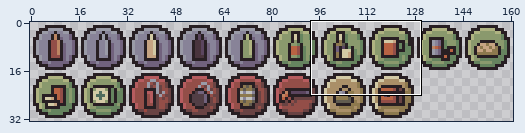
Two states of a sprite sheet, assets/sprites/items.png. The picture above shows the old version from afar; the outline marks the close-up.
Close-up. The starting point:
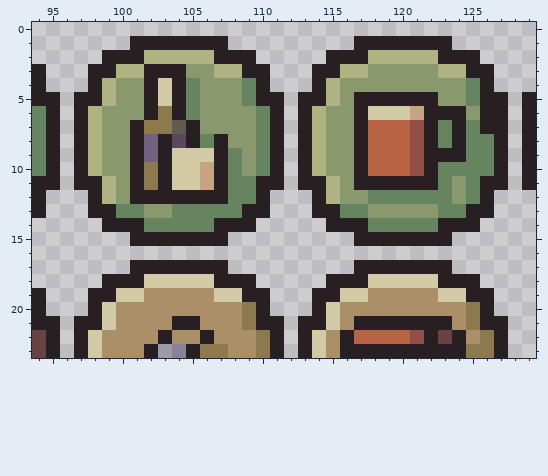
The file is 161x33 pixels. Shown: x 94..129, y 0..23.
The same view after the edit:
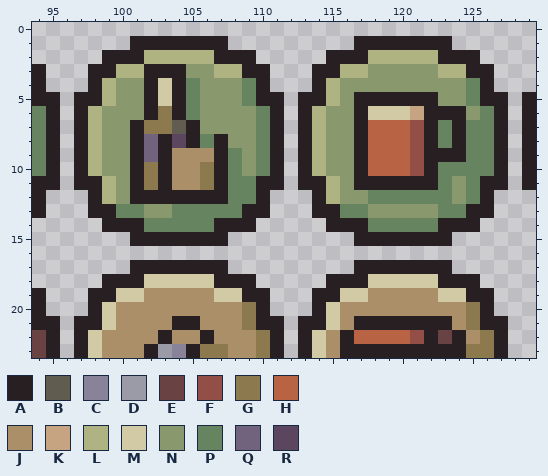
Palette (. is transparent): A #281f23  B #615c50  C #888398  D #9a9ba7  E #694343  F #934e48  G #8d794e  H #b86343  J #aa8f68  K #c6a482  L #afb381  M #d2c9a5  N #8a996d  P #66845f  Q #71627d  R #5b455f
Diff:
Changed rows in their new state; - is an unchanged pixel.
first column x 104:
 6 ----------------------P
 7 ----------------------P
 9 JJJ--------------------
10 JJG--------------------
11 JJG--------------------
